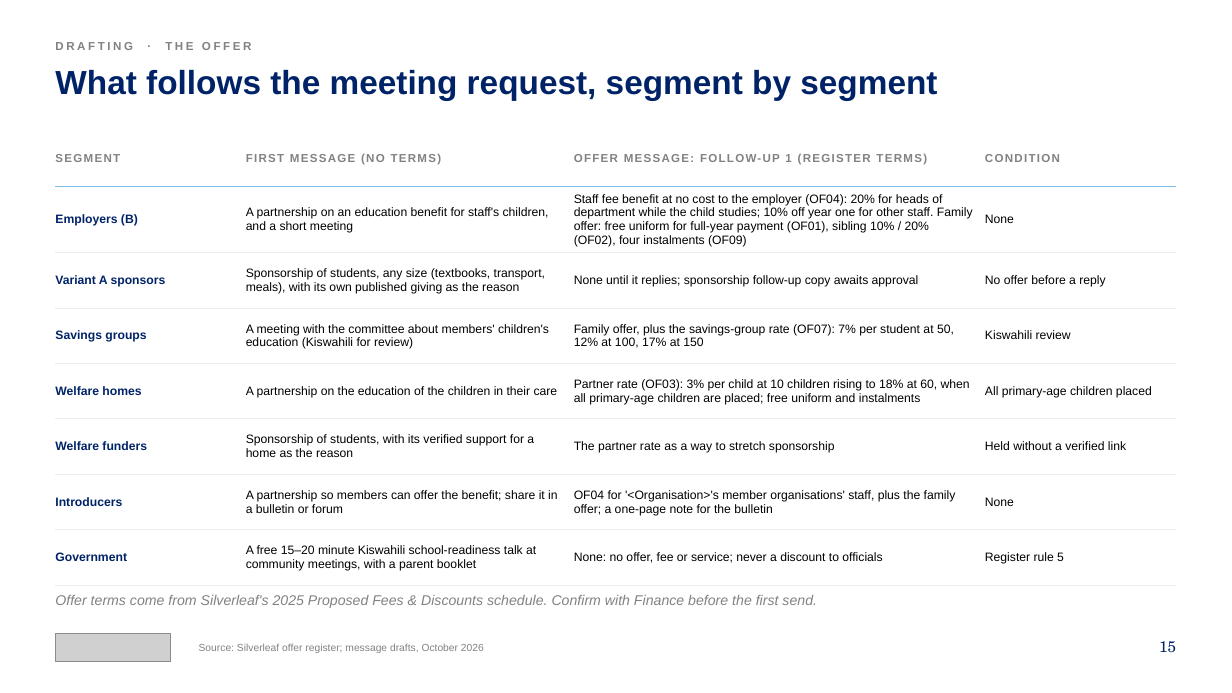
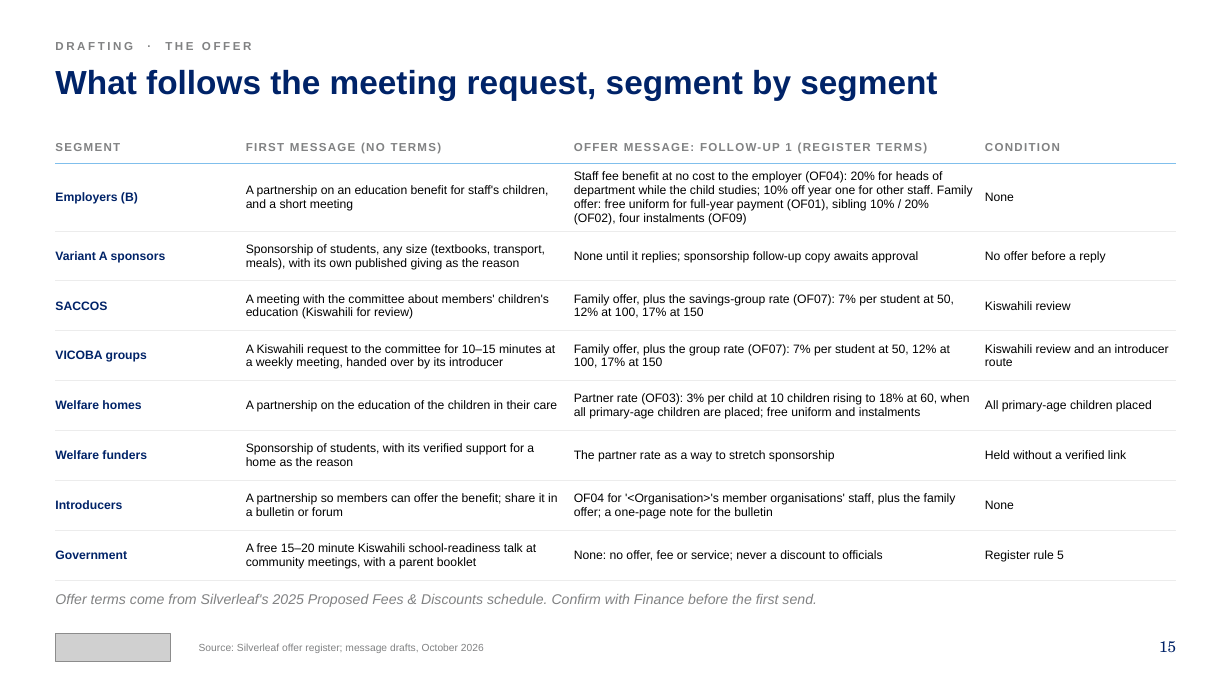
Before and after one commit to Nehemia-joh/Agenticmarketing, a slide deck: slide 15 of outputs/presentations/Silverleaf_Lead_Generation_Strategy_2026-10-12.pptx. Drawn at 1232x693 pixels with LibreOffice and Linux fonts; fonts in the diff are those of the drawing; grey boxes stand for pictures. Boxes give left, top, right and bottom in pixels: in the first picture for what was removed or moved away, otherwise in the second. Text is boxed around its words. In the diff, an @@ line names an element or a change of style, - is before the commit and + after.

```diff
--- a/outputs/presentations/Silverleaf_Lead_Generation_Strategy_2026-10-12.pptx
+++ b/outputs/presentations/Silverleaf_Lead_Generation_Strategy_2026-10-12.pptx
@@ table at box(55, 131, 1177, 580) @@
-row 4: Savings groups | A meeting with the committee about members' children's education (Kiswahili for review) | Family offer, plus the savings-group rate (OF07): 7% per student at 50, 12% at 100, 17% at 150 | Kiswahili review
+row 4: SACCOS | A meeting with the committee about members' children's education (Kiswahili for review) | Family offer, plus the savings-group rate (OF07): 7% per student at 50, 12% at 100, 17% at 150 | Kiswahili review
+row 5: VICOBA groups | A Kiswahili request to the committee for 10–15 minutes at a weekly meeting, handed over by its introducer | Family offer, plus the group rate (OF07): 7% per student at 50, 12% at 100, 17% at 150 | Kiswahili review and an introducer route
```
Also in this commit, not shown: 4 other slides changed, 2 other files.
